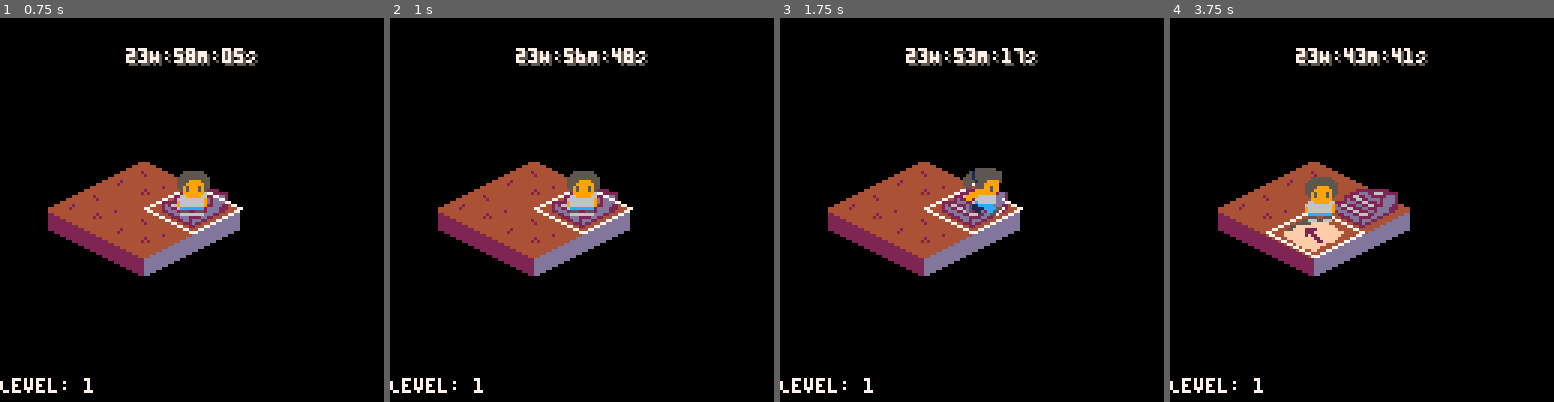
Above: before the commit, frames 1-4 (left to right).
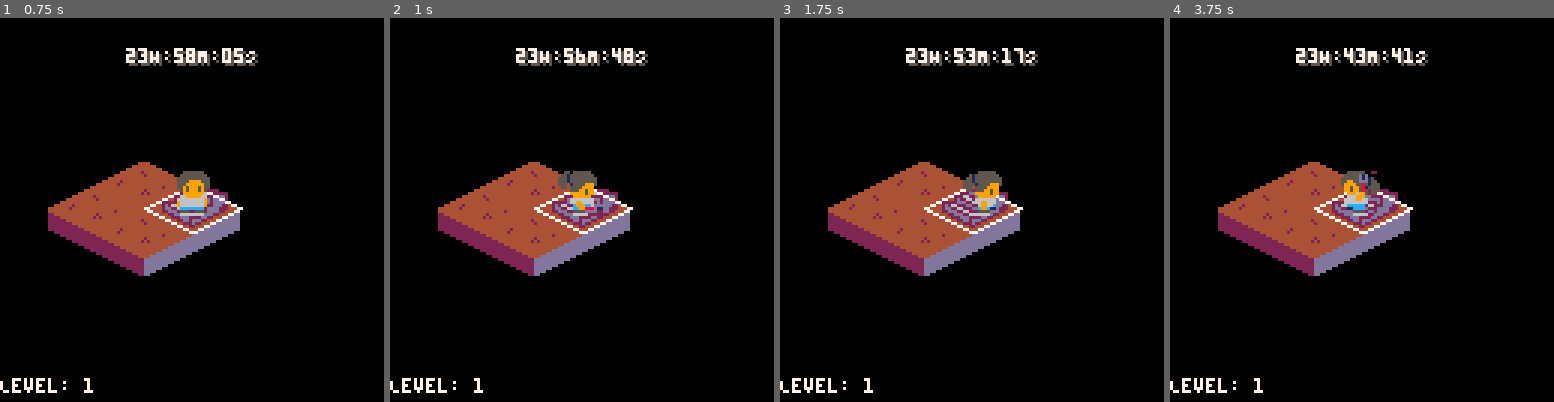
Above: after the commit, the same moments.

Repository: scottnm/collards.p8
Game: PICO-8 cartridge collards.p8
Same seed, same stepped clock (60 frames per second), same inputs: the game is played once before the commit and once after it.
Inputs:
- Up to frame 1 (0.75 s): tap X (X key) at 0.33 s; tap O (Z key) at 0.7 s
- Up to frame 2 (1 s): no input
- Up to frame 3 (1.75 s): tap X (X key) at 1.07 s; hold Right from 1.6 s (still down); tap O (Z key) at 1.7 s
- Up to frame 4 (3.75 s): tap X (X key) at 1.85, 2.97 s; release Right at 2.1 s; tap O (Z key) every 0.4 s from 2.1 to 3.7 s; hold Up 2.15-2.42 s; hold Right 2.47-3.03 s; hold Left 3.08-3.58 s; hold Down from 3.63 s (still down)

Frame 1 is identical in both runs. In frame 2, 0.5% of the frame differs, in the area x 43-56%, y 39-52%; in frame 3, 0.6%; in frame 4, 2.9%, in the area x 25-64%, y 39-63%.

Commit message:
support a dig animation

Diff:
--- a/anim.lua
+++ b/anim.lua
@@ -7,18 +7,28 @@
 -- Thanks scathe!
 --
 
-function create_anim_flow(start_frame, num_tiles, speed, tile_size, flip)
+function create_anim_flow(frames, speed, tile_size, flip)
     return {
-        start_frame = start_frame,
-        num_tiles = num_tiles,
+        frames = frames,
+        num_tiles = count(frames),
         speed = speed,
         tile_size = tile_size,
         flip = flip,
     }
 end
 
+function new_anim_state()
+    return { a_ct = 0, a_st = 0, a_fr = 0, loop = 0 }
+end
+
+function reset_anim(obj)
+    obj.anim_state.a_ct = 0
+    obj.anim_state.a_st = 0
+    obj.anim_state.loop = 0
+end
+
 function update_anim(obj, anim_flow)
-    obj.anim_state = obj.anim_state or { a_ct = 0, a_st = 0, a_fr = 0 }
+    obj.anim_state = obj.anim_state or new_anim_state()
     local anim_state = obj.anim_state
 
     anim_state.a_ct += 1
@@ -28,10 +38,15 @@
         anim_state.a_st += 1
         if anim_state.a_st >= anim_flow.num_tiles then
             anim_state.a_st = 0
+            anim_state.loop += 1
         end
+    elseif anim_state.a_st >= anim_flow.num_tiles then
+        anim_state.a_st = 0
     end
 
-    anim_state.a_fr = anim_flow.start_frame + (anim_state.a_st * anim_flow.tile_size)
+    local frame = anim_flow.frames[anim_state.a_st + 1]
+
+    anim_state.a_fr = frame
     anim_state.flip = anim_flow.flip
     anim_state.tile_size = anim_flow.tile_size
     anim_state.last_flow = anim_flow
@@ -40,3 +55,27 @@
 function draw_anim(obj, sprite_pos)
     spr(obj.anim_state.a_fr, sprite_pos.x, sprite_pos.y, obj.anim_state.tile_size, obj.anim_state.tile_size, obj.anim_state.flip)
 end
+
+function dbg_display_anim_state(obj, pos, anims)
+    local flip_string = nil
+    if obj.anim_state.flip then
+        flip_string = "true"
+    else
+        flip_string = "false"
+    end
+
+    local flow_string = ""
+    for k,v in pairs(anims) do
+        if v == obj.anim_state.last_flow then
+            flow_string = k
+            break
+        end
+    end
+
+    print("a_ct: "..     obj.anim_state.a_ct, pos.x, pos.y + 00, Colors.White)
+    print("a_st: "..     obj.anim_state.a_st, pos.x, pos.y + 10, Colors.White)
+    print("a_fr: "..     obj.anim_state.a_fr, pos.x, pos.y + 20, Colors.White)
+    print("flip: "..             flip_string, pos.x, pos.y + 30, Colors.White)
+    print("ts:   "..obj.anim_state.tile_size, pos.x, pos.y + 40, Colors.White)
+    print("lf:   "..             flow_string, pos.x, pos.y + 50, Colors.White)
+end
--- a/main.lua
+++ b/main.lua
@@ -55,22 +55,24 @@
     g_player.collider = { radius = 3 }
 
     g_anims = {
-        IdleDown = create_anim_flow(34, 1, 10, 2, false),
-        WalkDown = create_anim_flow(32, 3, 10, 2, false),
-        IdleUp = create_anim_flow(40, 1, 10, 2, false),
-        WalkUp = create_anim_flow(38, 3, 10, 2, false),
-        IdleRight = create_anim_flow(66, 1, 10, 2, false),
-        WalkRight = create_anim_flow(64, 3, 10, 2, false),
-        IdleLeft = create_anim_flow(66, 1, 10, 2, true),
-        WalkLeft = create_anim_flow(64, 3, 10, 2, true),
-        IdleUpRight = create_anim_flow(8, 1, 10, 2, false),
-        WalkUpRight = create_anim_flow(6, 3, 10, 2, false),
-        IdleDownRight = create_anim_flow(2, 1, 10, 2, false),
-        WalkDownRight = create_anim_flow(0, 3, 10, 2, false),
-        IdleUpLeft = create_anim_flow(8, 1, 10, 2, true),
-        WalkUpLeft = create_anim_flow(6, 3, 10, 2, true),
-        IdleDownLeft = create_anim_flow(2, 1, 10, 2, true),
-        WalkDownLeft = create_anim_flow(0, 3, 10, 2, true),
+        IdleDown = create_anim_flow({34}, 10, 2, false),
+        WalkDown = create_anim_flow({32, 34, 36}, 10, 2, false),
+        IdleUp = create_anim_flow({40}, 10, 2, false),
+        WalkUp = create_anim_flow({38, 40, 42}, 10, 2, false),
+        IdleRight = create_anim_flow({66}, 10, 2, false),
+        WalkRight = create_anim_flow({64, 66, 68}, 10, 2, false),
+        IdleLeft = create_anim_flow({66}, 10, 2, true),
+        WalkLeft = create_anim_flow({64, 66, 68}, 10, 2, true),
+        IdleUpRight = create_anim_flow({8}, 10, 2, false),
+        WalkUpRight = create_anim_flow({6, 8, 10}, 10, 2, false),
+        IdleDownRight = create_anim_flow({2}, 10, 2, false),
+        WalkDownRight = create_anim_flow({0, 2, 4}, 10, 2, false),
+        IdleUpLeft = create_anim_flow({8}, 10, 2, true),
+        WalkUpLeft = create_anim_flow({6, 8, 10}, 10, 2, true),
+        IdleDownLeft = create_anim_flow({2}, 10, 2, true),
+        WalkDownLeft = create_anim_flow({0, 2, 4}, 10, 2, true),
+        DigRight = create_anim_flow({12, 12, 14}, 5, 2, false),
+        DigLeft = create_anim_flow({12, 12, 14}, 5, 2, true),
     }
     g_ingame_timer = make_ui_timer()
 
@@ -85,8 +87,27 @@
     -- update our in-game accelerated timer UI
     g_ingame_timer.update(g_input)
 
-    -- handle the block state
-    if g_player_found_exit_timer != nil then
+    -- handle input blocking animation states
+    if g_player.dig_state != nil then
+        -- update the dig animation
+        update_anim(g_player, g_player.dig_state.anim)
+
+        -- if we just started the 'dig up' portion of our animation,
+        -- fire the on_dig_up callback exactly one
+        if (g_player.anim_state.a_st == 2) and g_player.dig_state.on_dig_up != nil then
+            g_player.dig_state.on_dig_up()
+            g_player.dig_state.on_dig_up = nil
+        end
+
+        -- check if we're done digging yet
+        if g_player.anim_state.loop > 0 then
+            -- reset our animation state to what is was before we started digging
+            reset_anim(g_player)
+            update_anim(g_player, g_player.dig_state.previous_anim)
+            g_player.dig_state = nil
+        end
+        return
+    elseif g_player_found_exit_timer != nil then
         g_player_found_exit_timer.update()
         if g_player_found_exit_timer.done() then
             g_player_found_exit_timer = nil
@@ -105,21 +126,59 @@
     move_player(g_input)
     animate_player(g_input)
 
+    local is_digging = g_input.btn_o and g_input.btn_o_change
+
+    if is_digging then
+        g_player.dig_state = {
+            anim = get_dig_anim_for_player(g_player),
+            previous_anim = g_player.anim_state.last_flow }
+        -- reset the anim state so the digging animation always starts on frame 0
+        reset_anim(g_player)
+
+    end
+
     local player_iso_tile_idx = get_player_iso_tile_idx(g_map, g_player)
     if player_iso_tile_idx != nil then
         local player_iso_tile = g_map.isocells[player_iso_tile_idx].tile
-        -- potentially flip the player tile
-        if g_input.btn_o and g_input.btn_o_change then
-            player_iso_tile.visible = true
-        end
-
-        if player_iso_tile.visible then
-            if player_iso_tile.type == TileType.Finish then
-                g_player_found_exit_timer = make_ingame_timer(15)
-            elseif player_iso_tile.type == TileType.Trap then
-                g_player_respawn_timer = make_ingame_timer(30)
+
+        -- If we've just dug up a tile, we'll set a callback so that after
+        -- the digging animation reveals the tile, we'll automatically
+        -- interact with it.
+        if is_digging then
+            local reveal_tile_callback = function()
+                player_iso_tile.visible = true
+                interact_with_tile(player_iso_tile)
             end
-        end
+            g_player.dig_state.on_dig_up = reveal_tile_callback
+        -- If we aren't digging and the tile is already flipped,
+        -- we'll proactively interact with it.
+        elseif player_iso_tile.visible then
+            interact_with_tile(player_iso_tile)
+        end
+    end
+end
+
+function interact_with_tile(tile)
+    if tile.type == TileType.Finish then
+        g_player_found_exit_timer = make_ingame_timer(15)
+    elseif tile.type == TileType.Trap then
+        g_player_respawn_timer = make_ingame_timer(30)
+    end
+end
+
+function get_dig_anim_for_player(player)
+    local should_dig_left = (
+        player.anim_state.last_flow == g_anims.IdleLeft or
+        player.anim_state.last_flow == g_anims.WalkLeft or
+        player.anim_state.last_flow == g_anims.IdleUpLeft or
+        player.anim_state.last_flow == g_anims.WalkUpLeft or
+        player.anim_state.last_flow == g_anims.IdleDownLeft or
+        player.anim_state.last_flow == g_anims.WalkDownLeft)
+
+    if should_dig_left then
+        return g_anims.DigLeft
+    else
+        return g_anims.DigRight
     end
 end
 
@@ -189,10 +248,14 @@
     --
     local player_sprite_pos = sprite_pos(g_player)
     draw_anim(g_player, player_sprite_pos)
-
+    -- uncomment to display anim state for debugging
+    -- dbg_display_anim_state(g_player, { x = 0, y = 60 }, g_anims)
+
+    -- uncomment to display colliders on top of everything for debugging
+    -- dbg_display_colliders()
 
     --
-    -- Draw all fixed UI
+    -- Draw all UI unaffected by the camera
     --
 
     -- reset the camera to 0 keep the UI fixed on screen
@@ -209,17 +272,22 @@
     -- draw the in-game timer UI
     g_ingame_timer.draw()
 
-    -- uncomment to draw colliders on top of everything
-    --circ(g_player.pos.x, g_player.pos.y, g_player.collider.radius, Colors.White)
-    --for cell in all(g_map.isocells) do
-    --    circ(cell.pos.x, cell.pos.y, cell.collider.radius, Colors.White)
-    --end
-
-    -- uncomment to dump frame stats
-    -- print("mem:  "..stat(0), 80, 80, Colors.White)
-    -- print("cpu:  "..stat(1), 80, 90, Colors.White)
-    -- print("fps(t): "..stat(8), 80, 100, Colors.White)
-    -- print("fps(a): "..stat(7), 80, 110, Colors.White)
+    -- uncomment to display frame stats
+    -- dbg_display_frame_stats({ x = 80, y = 80 })
+end
+
+function dbg_display_frame_stats(pos)
+    print("mem:  "..  stat(0), pos.x, pos.y + 00, Colors.White)
+    print("cpu:  "..  stat(1), pos.x, pos.y + 10, Colors.White)
+    print("fps(t): "..stat(8), pos.x, pos.y + 20, Colors.White)
+    print("fps(a): "..stat(7), pos.x, pos.y + 30, Colors.White)
+end
+
+function dbg_display_colliders()
+    circ(g_player.pos.x, g_player.pos.y, g_player.collider.radius, Colors.White)
+    for cell in all(g_map.isocells) do
+        circ(cell.pos.x, cell.pos.y, cell.collider.radius, Colors.White)
+    end
 end
 
 function draw_hint_arrow(pos_center, hint)
